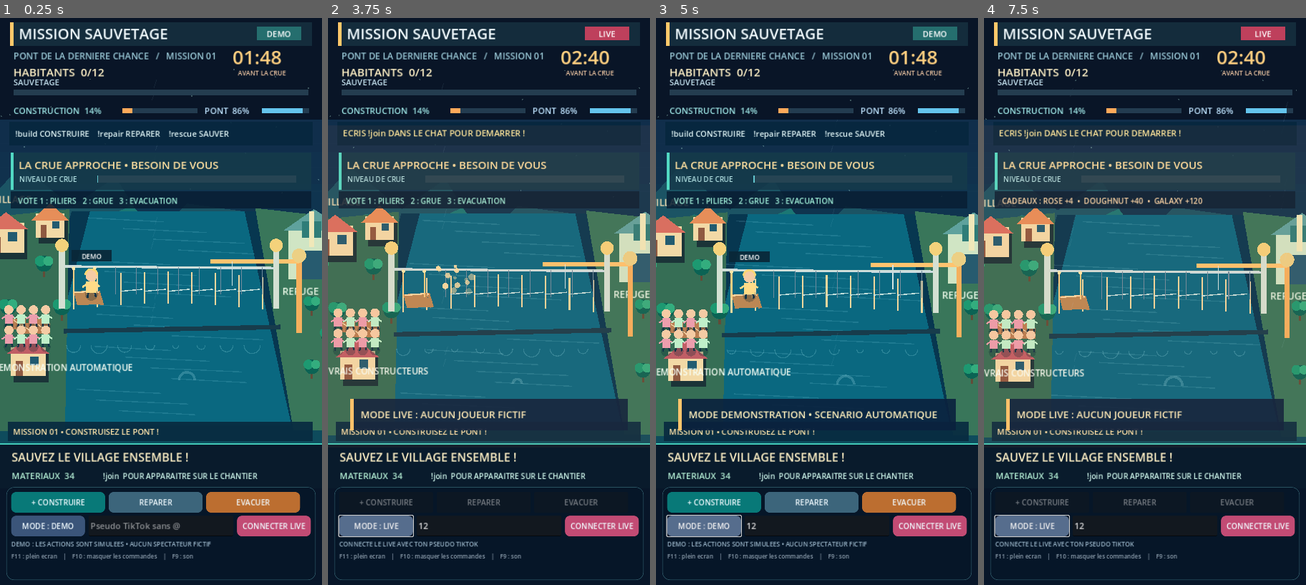
Above: before the commit, frames 1-4 (left to right).
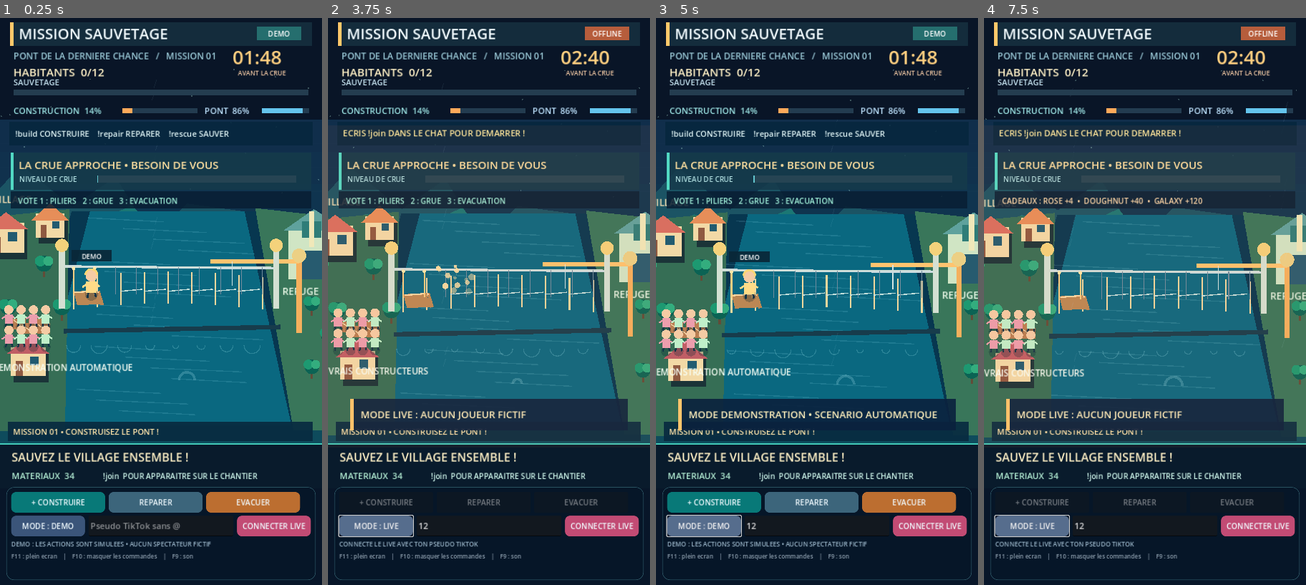
Above: after the commit, the same moments.

Repository: Hsergo/LIVE-BATTLES
Game: Godot game, scene res://main.tscn
Same seed, same stepped clock (60 frames per second), same inputs: the game is played once before the commit and once after it.
Inputs (mouse positions are in pixels of both pictures, inside the frame that each line leads up to):
- Up to frame 1 (0.25 s): no input
- Up to frame 2 (3.75 s): click (489, 528) at 0.52 s; type "12" at 0.6 s; click "+ CONSTRUIRE" at 1.25 s; click "REPARER" at 2 s; click "EVACUER" at 2.75 s; click "MODE : DEMO" at 3.5 s
- Up to frame 3 (5 s): click "MODE : LIVE" at 4.25 s
- Up to frame 4 (7.5 s): click "+ CONSTRUIRE" at 5 s; click "REPARER" at 5.75 s; click "EVACUER" at 6.5 s; click "MODE : DEMO" at 7.25 s

The runs differ from the first frame. In frame 1, less than 0.1% of the frame differs, in the area x 82-91%, y 2-4%; in frame 2, 0.3%, in the area x 79-94%, y 1-4%; in frame 3, less than 0.1%; in frame 4, 0.3%.

Commit message:
fix(rescue): indicateur vrai LIVE connecte vs hors ligne ou demo

Diff:
--- a/rescue/game/scripts/main.gd
+++ b/rescue/game/scripts/main.gd
@@ -362,8 +362,11 @@
 	_rect(23,20,674,52,Color("#142c3c"))
 	_rect(23,20,7,52,Color("#ffc86a"))
 	_text("MISSION SAUVETAGE",Vector2(42,57),33,Color("#f3fcff"))
-	_rect(574,29,100,31,Color("#be405c") if game_mode == "LIVE" else Color("#256e6e"))
-	_text("LIVE" if game_mode == "LIVE" else "DEMO",Vector2(584,52),18,Color.WHITE,true,80)
+	var connected_live := game_mode == "LIVE" and status_tiktok.begins_with("TIKTOK LIVE CONNECTE")
+	var badge := "CONNECTE" if connected_live else ("OFFLINE" if game_mode == "LIVE" else "DEMO")
+	var badge_color := Color("#147c64") if connected_live else (Color("#b65d3c") if game_mode == "LIVE" else Color("#256e6e"))
+	_rect(574,29,100,31,badge_color)
+	_text(badge,Vector2(582,51),16,Color.WHITE,true,84)
 	_text("PONT DE LA DERNIERE CHANCE   /   MISSION %02d" % int(state.get("mission_index")),Vector2(30,102),20,Color("#9ac9d7"))
 	var seconds := int(ceil(float(state.get("seconds"))))
 	_text("%02d:%02d" % [seconds/60,seconds%60],Vector2(520,113),43,Color("#ffd080"))
